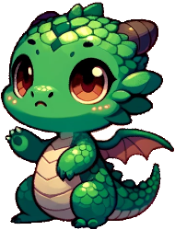
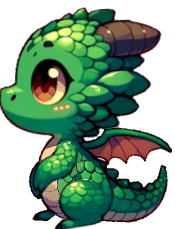
Before/after of a 175x229 layered artwork. What changed in the layer stack:
added layer "Pasted Layer #3" above "Pasted Layer #4" over [53, 178, 115, 229]
added layer "Pasted Layer #4" above "Pasted Layer #2" over [31, 139, 80, 195]
added layer "Pasted Layer #2" above "Pasted Layer #1" over [0, 7, 172, 226]
hid "Pasted Layer" over [0, 1, 175, 229]
